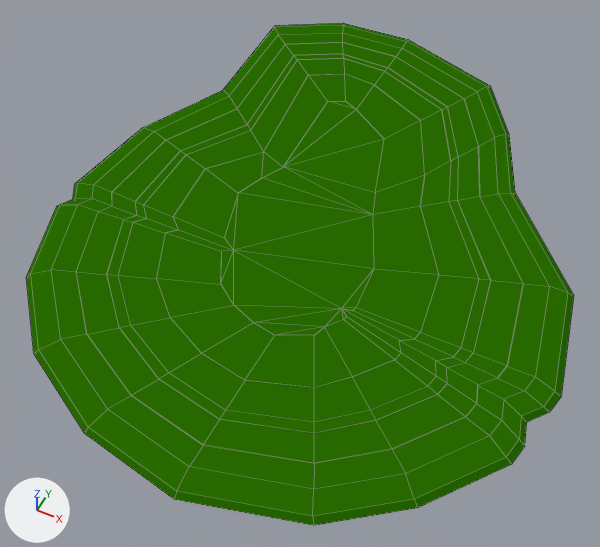
The Blender file Assets/Resources/Models/Islands/island2.blend, before and after one commit.
Both versions are drawn from a 50 mm camera at (23.7, -29.0, 40.8) aimed at (6.9, 4.6, -1.2). The axes (+X, +Y, +Z) are drawn at lower left. The lights are the same throughout. Mesh edges are drawn as thin lines.
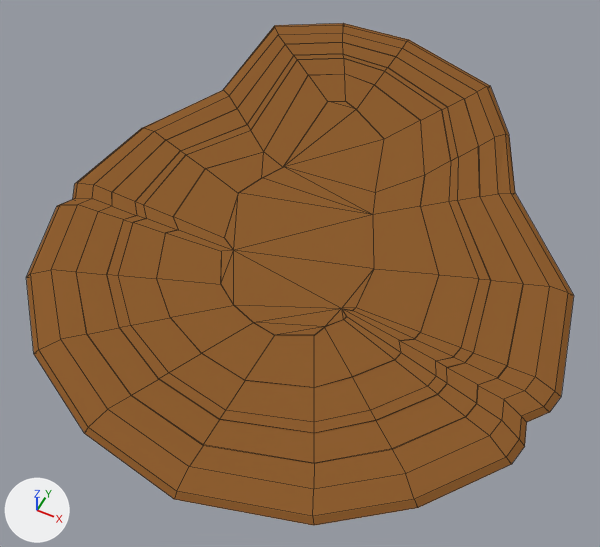
Diff of the bpy script that builds the scene:
```diff
--- a/Assets/Resources/Models/Islands/island2.blend.py
+++ b/Assets/Resources/Models/Islands/island2.blend.py
@@ me_sphere @@
 me_sphere.from_pydata(...)  # 399 vertices, 415 faces; spans x -0.59..1.68, y -0.97..1.9, z -1.15..1.14
 # used by ob_sphere; location = (0.0, -0.17, 0.0); scale = (15.0, 15.0, 3.0)
+# me_sphere part 1: all 300 faces that had it switch from mat_ice_rock (dark green #296d00) to mat_ice (brown #8f5f31)
```

Changed parts and their boxes (x1, y1, x2, y2) in the pictures (600 x 547 px):
part 1 of me_sphere, recoloured (green to brown): (26, 23, 574, 526) in both
